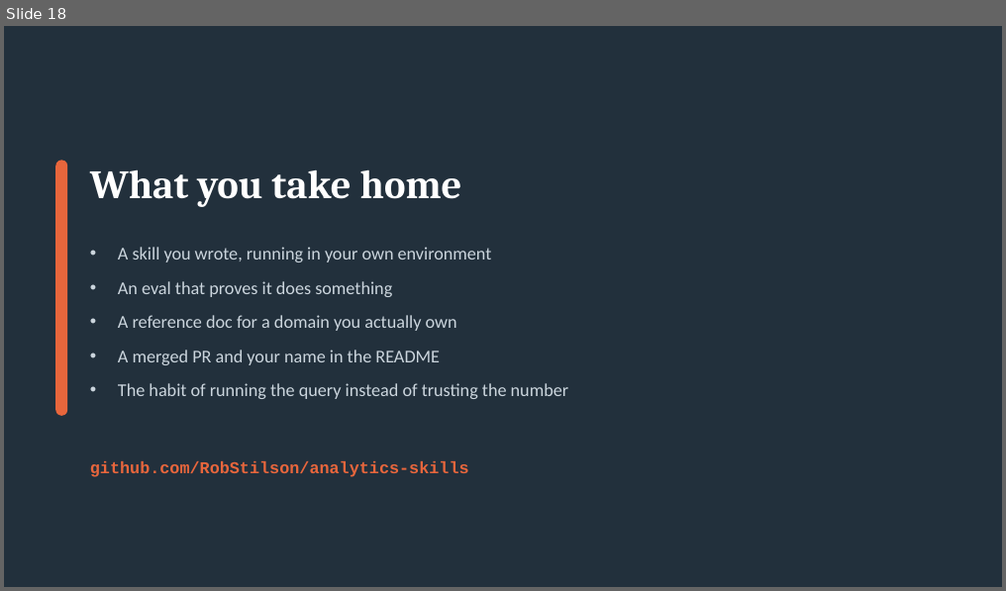
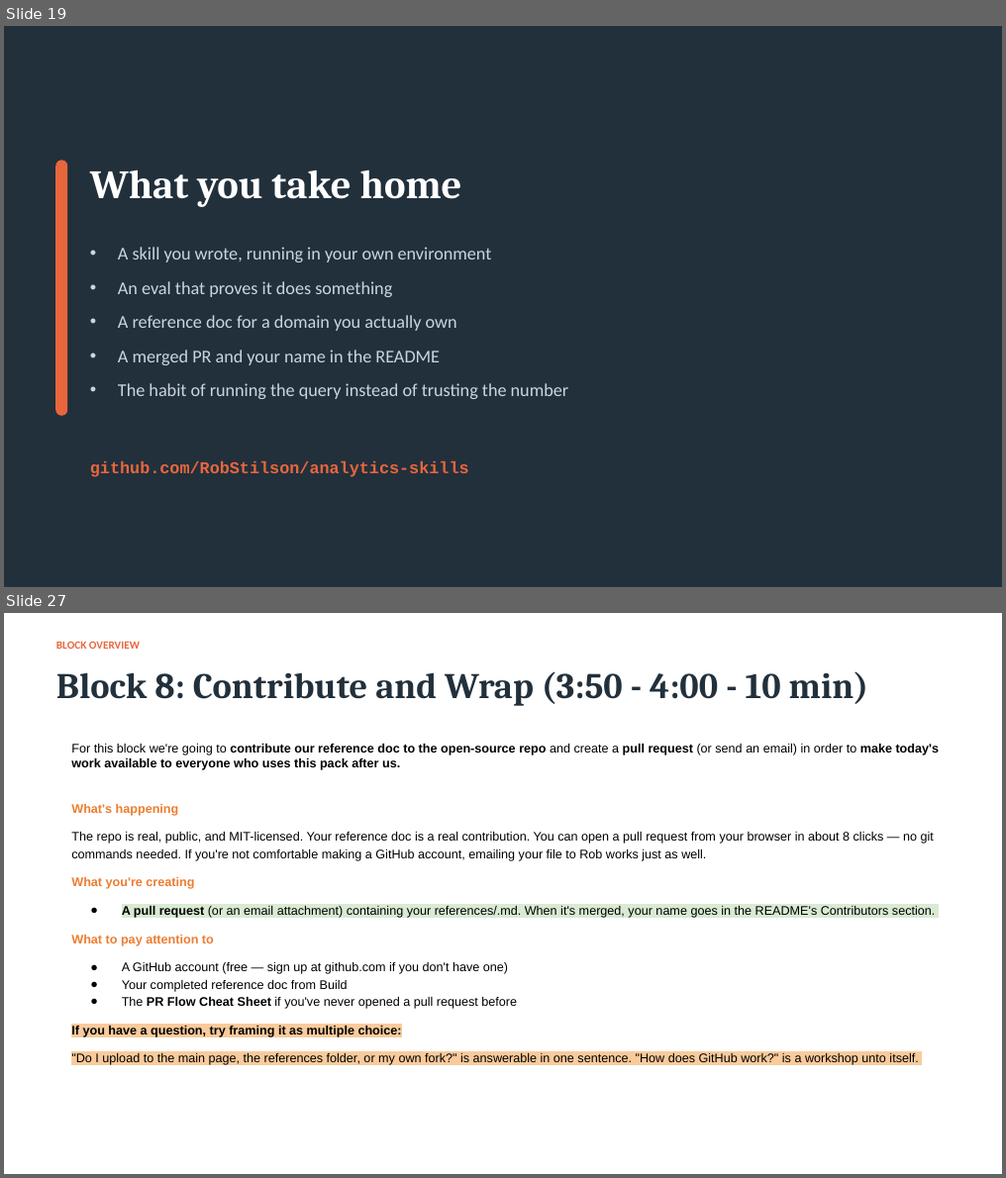
Before and after one commit to RobStilson/analytics-skills, a slide deck: workshop/vibe-analytics-workshop-mod.pptx. Shown one above the other, each under a label of ours: slide 18 before the commit, slides 19 and 27 after it; the slides between them are not shown. The pictures are 1006x591 and 1006x1178 pixels, drawn with LibreOffice and Linux fonts; fonts in the diff are those of the drawing. Boxes give left, top, right and bottom in pixels: in the first picture for what was removed or moved away, otherwise in the second. Text is boxed around its words. In the diff, an @@ line names an element or a change of style, - is before the commit and + after.

```diff
--- a/workshop/vibe-analytics-workshop-mod.pptx
+++ b/workshop/vibe-analytics-workshop-mod.pptx
@@ slide 27 added at (4, 613, 1002, 1174), background #FFFFFF @@
@@ text added at (56, 641, 140, 649), 8 pt, text #E8663C, bold @@
+BLOCK OVERVIEW
@@ text added at (56, 671, 868, 706), 26 pt, text #22303C, bold @@
+Block 8: Contribute and Wrap (3:50 - 4:00 - 10 min)
@@ text added at (71, 744, 940, 1065), 9 pt, text #000000 @@
+For this block we're going to contribute our reference doc to the open-source repo and create a pull request (or send an email) in order to make today's work available to everyone who uses this pack after us.
+What's happening
+The repo is real, public, and MIT-licensed. Your reference doc is a real contribution. You can open a pull request from your browser in about 8 clicks — no git commands needed. If you're not comfortable making a GitHub account, emailing your file to Rob works just as well.
+What you're creating
+● A pull request (or an email attachment) containing your references/.md. When it's merged, your name goes in the README's Contributors section.
+What to pay attention to
+● A GitHub account (free — sign up at github.com if you don't have one)
+● Your completed reference doc from Build
+● The PR Flow Cheat Sheet if you've never opened a pull request before
+If you have a question, try framing it as multiple choice:
+"Do I upload to the main page, the references folder, or my own fork?" is answerable in one sentence. "How does GitHub work?" is a workshop unto itself.
@@ what was slide 18 is now slide 19 @@
```
Also in this commit, not shown: 1 slide changed, 8 other slides added.
